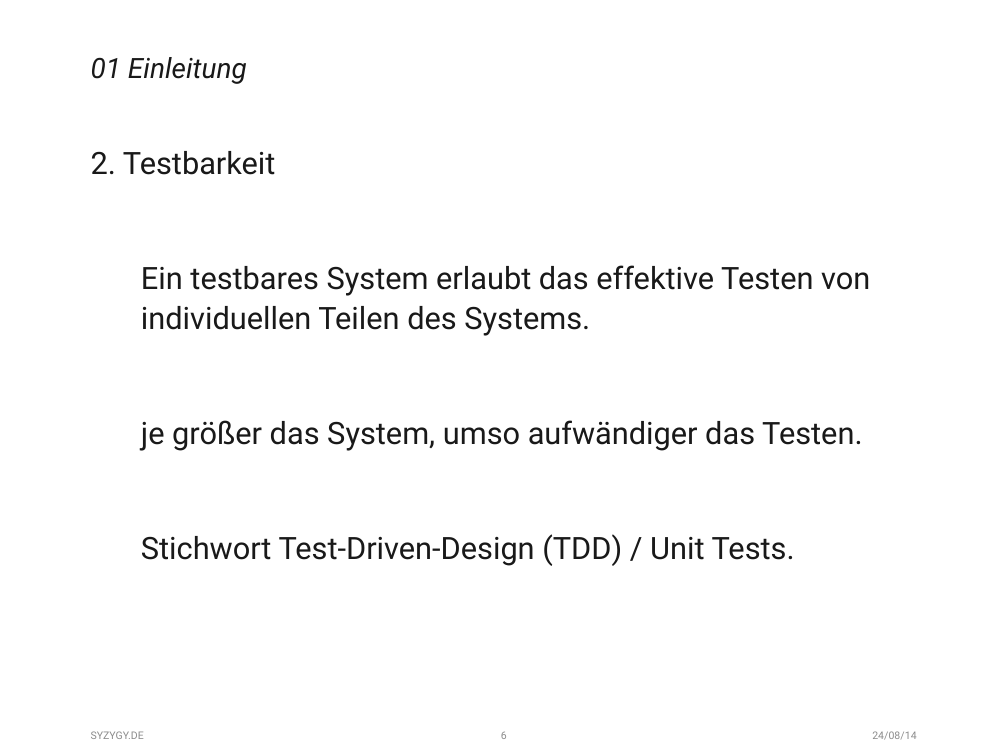
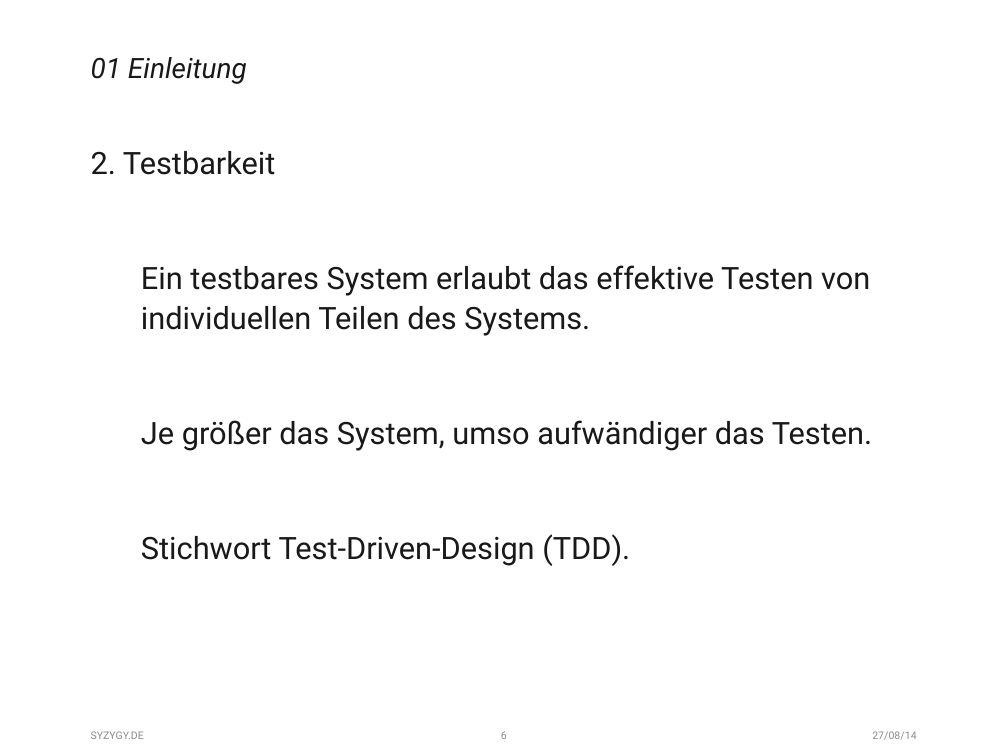
Before and after one commit to fischfasch/IoC_Test, a slide deck: slide 6 of IoC_Testapplication/ConsoleApplication1/_Files/Präsentation.pptx. Drawn at 1008x756 pixels with LibreOffice and Linux fonts; fonts in the diff are those of the drawing. Boxes give left, top, right and bottom in pixels: in the first picture for what was removed or moved away, otherwise in the second. Text is boxed around its words. In the diff, an @@ line names an element or a change of style, - is before the commit and + after.

```diff
--- a/IoC_Testapplication/ConsoleApplication1/_Files/Präsentation.pptx
+++ b/IoC_Testapplication/ConsoleApplication1/_Files/Präsentation.pptx
@@ text at [141,420,872,566]: text changed @@
-je größer das System, umso aufwändiger das Testen.
-Stichwort Test-Driven-Design (TDD) / Unit Tests.
+Je größer das System, umso aufwändiger das Testen.
+Stichwort Test-Driven-Design (TDD).
@@ text at [872,731,916,740]: text changed @@
-24/08/14
+27/08/14
```
Also in this commit, not shown: 33 other slides changed.
